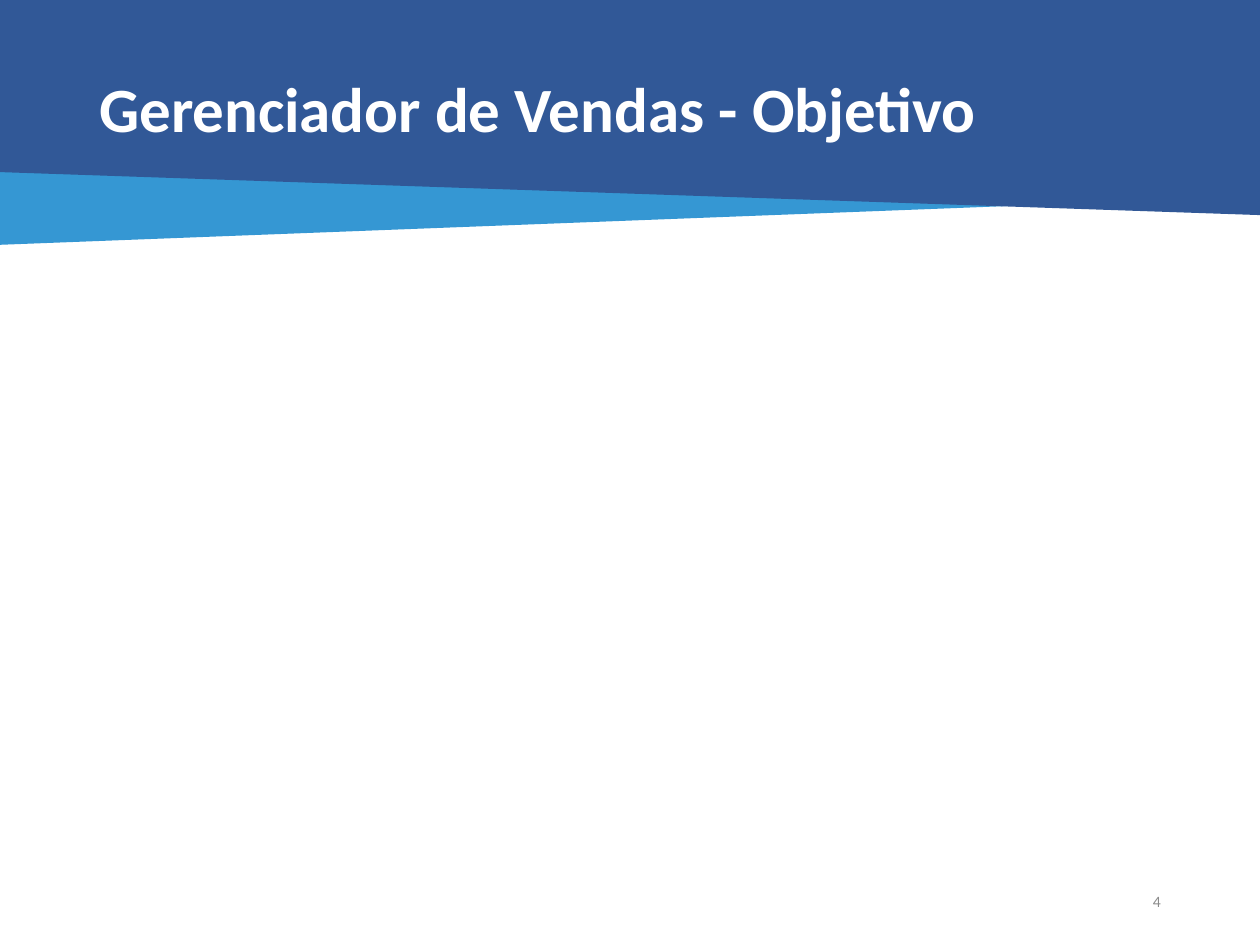
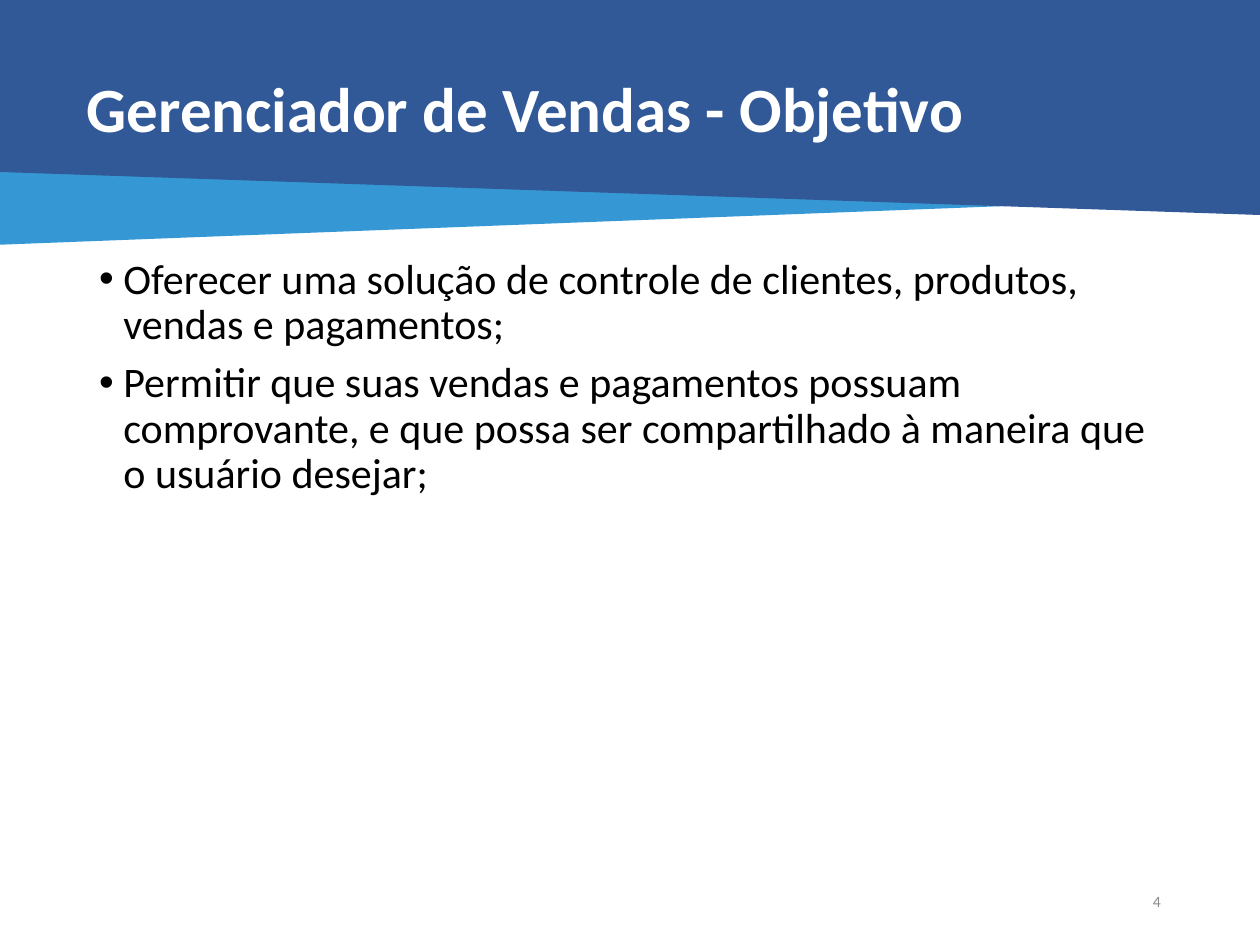
Before and after one commit to JohnAndante/tcc-project, a slide deck: slide 7 of Apresentação/TCC - Gerenciador de Vendas - Final.pptx (slide 8 before the commit). Drawn at 1260x945 pixels with LibreOffice and Linux fonts; fonts in the diff are those of the drawing. Boxes give left, top, right and bottom in pixels: in the first picture for what was removed or moved away, otherwise in the second. Text is boxed around its words. In the diff, an @@ line names an element or a change of style, - is before the commit and + after.

```diff
--- a/Apresentação/TCC - Gerenciador de Vendas - Final.pptx
+++ b/Apresentação/TCC - Gerenciador de Vendas - Final.pptx
@@ title "Gerenciador de Vendas - Objetivo": place and size @@
-title "Gerenciador de Vendas - Objetivo" at bbox=[99, 87, 976, 143]
+title "Gerenciador de Vendas - Objetivo" at bbox=[87, 87, 963, 143]
@@ text added at bbox=[123, 264, 1145, 496], 24 pt, text #000000 @@
+• Oferecer uma solução de controle de clientes, produtos, vendas e pagamentos;
+• Permitir que suas vendas e pagamentos possuam comprovante, e que possa ser compartilhado à maneira que o usuário desejar;
```
Also in this commit, not shown: 10 other slides changed, 1 slide added, 8 slides removed, 34 other files.
